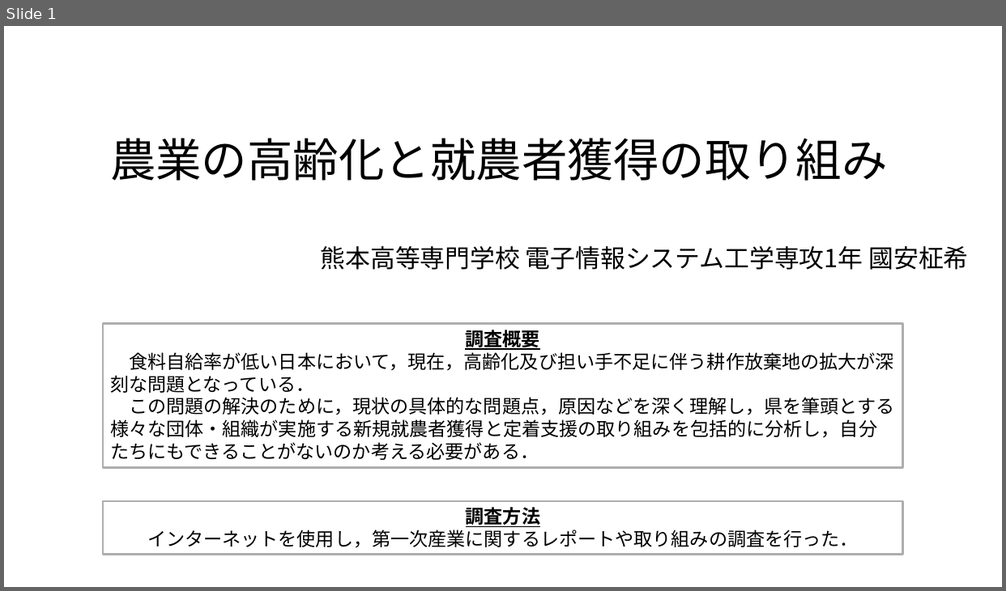
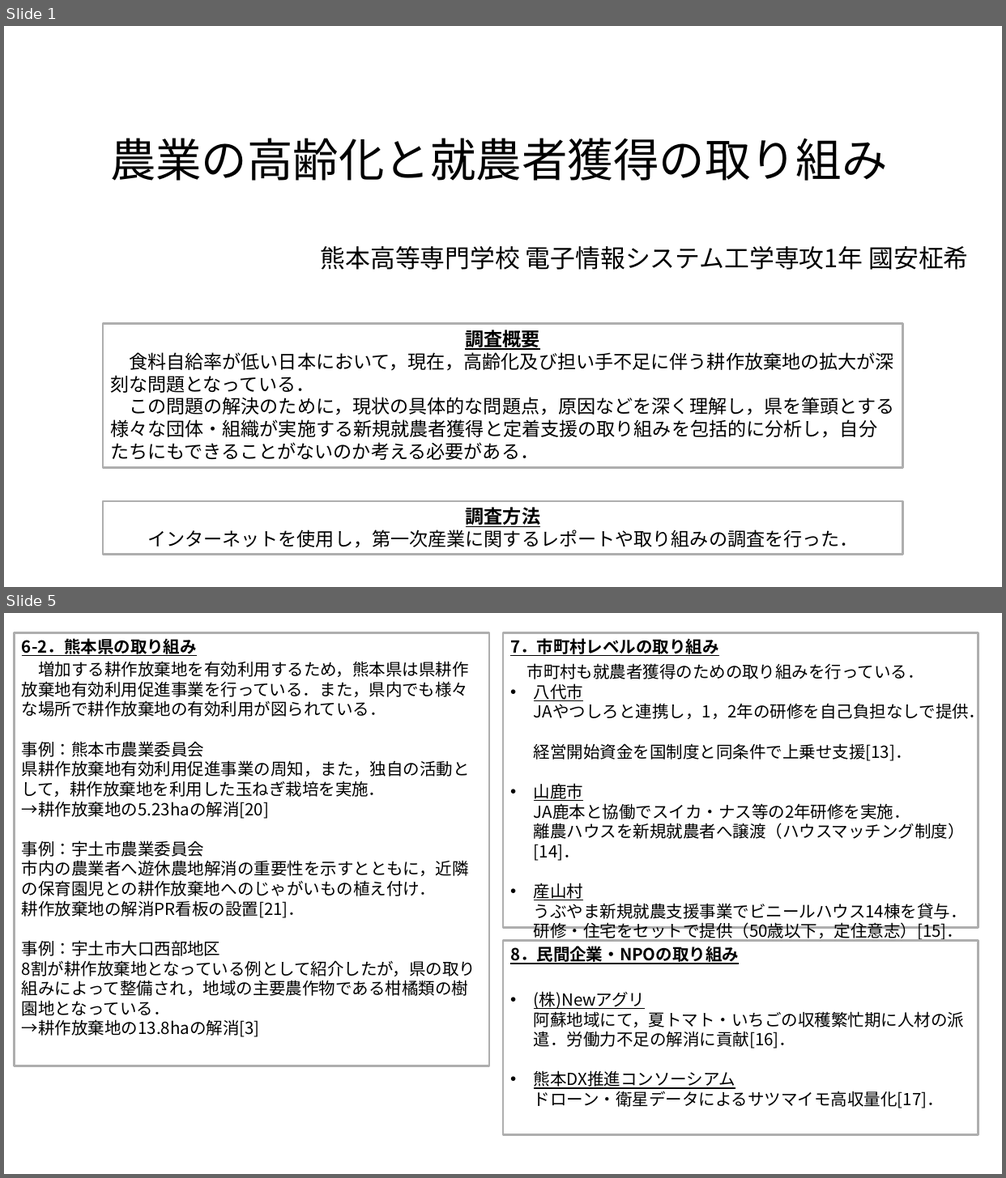
Before and after one commit to MtqRon/AE1st, a slide deck: corp_soci/企業化と社会.pptx. Shown one above the other, each under a label of ours: slide 1 before the commit, slides 1 and 5 after it; the slides between them are not shown. The pictures are 1006x591 and 1006x1178 pixels, drawn with LibreOffice and Linux fonts; fonts in the diff are those of the drawing. Boxes give left, top, right and bottom in pixels: in the first picture for what was removed or moved away, otherwise in the second. Text is boxed around its words. In the diff, an @@ line names an element or a change of style, - is before the commit and + after.

```diff
--- a/corp_soci/企業化と社会.pptx
+++ b/corp_soci/企業化と社会.pptx
@@ slide 5 added at (4,613,1002,1174), background #FFFFFF @@
@@ rectangle added at (15,633,489,1067), outline #AEAEAE 2.25 pt, 16 pt, text #000000 @@
+増加する耕作放棄地を有効利用するため，熊本県は県耕作放棄地有効利用促進事業を行っている．また，県内でも様々な場所で耕作放棄地の有効利用が図られている．
+事例：熊本市農業委員会
+県耕作放棄地有効利用促進事業の周知，また，独自の活動として，耕作放棄地を利用した玉ねぎ栽培を実施．
+→耕作放棄地の5.23haの解消[20]
+事例：宇土市農業委員会
+市内の農業者へ遊休農地解消の重要性を示すとともに，近隣の保育園児との耕作放棄地へのじゃがいもの植え付け．
+耕作放棄地の解消PR看板の設置[21]．
+事例：宇土市大口西部地区
+8割が耕作放棄地となっている例として紹介したが，県の取り組みによって整備され，地域の主要農作物である柑橘類の樹園地となっている．
+→耕作放棄地の13.8haの解消[3]
@@ rectangle added at (503,633,978,928), outline #AEAEAE 2.25 pt, 16 pt, text #000000 @@
+市町村も就農者獲得のための取り組みを行っている．
+• 八代市
+  JAやつしろと連携し，1，2年の研修を自己負担なしで提供．
+  経営開始資金を国制度と同条件で上乗せ支援[13]．
+• 山鹿市
+  JA鹿本と協働でスイカ・ナス等の2年研修を実施．
+  離農ハウスを新規就農者へ譲渡（ハウスマッチング制度）[14]．
+• 産山村
+  うぶやま新規就農支援事業でビニールハウス14棟を貸与．
+  研修・住宅をセットで提供（50歳以下，定住意志）[15]．
@@ text added at (22,638,197,656), 16 pt, text #000000, bold, underline @@
+6-2．熊本県の取り組み
@@ text added at (510,638,719,656), 16 pt, text #000000, bold, underline @@
+7．市町村レベルの取り組み
@@ rectangle added at (503,941,978,1135), outline #AEAEAE 2.25 pt, 16 pt, text #000000 @@
+• (株)Newアグリ
+  阿蘇地域にて，夏トマト・いちごの収穫繁忙期に人材の派遣．労働力不足の解消に貢献[16]．
+• 熊本DX推進コンソーシアム
+  ドローン・衛星データによるサツマイモ高収量化[17]．
@@ text added at (510,946,739,965), 16 pt, text #000000, bold, underline @@
+8．民間企業・NPOの取り組み
```
Also in this commit, not shown: 1 slide changed, 4 other slides added, 1 other file.
